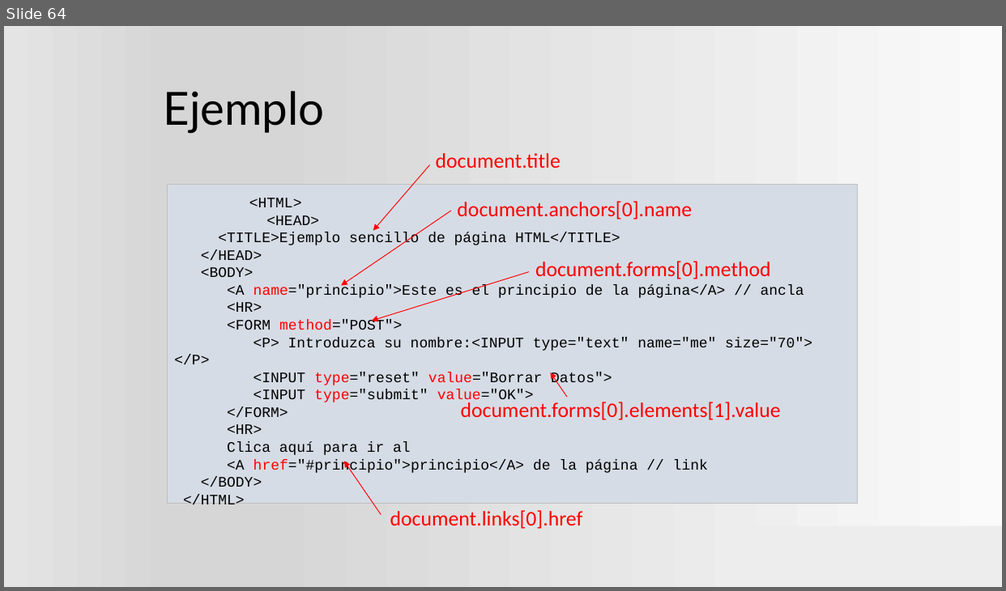
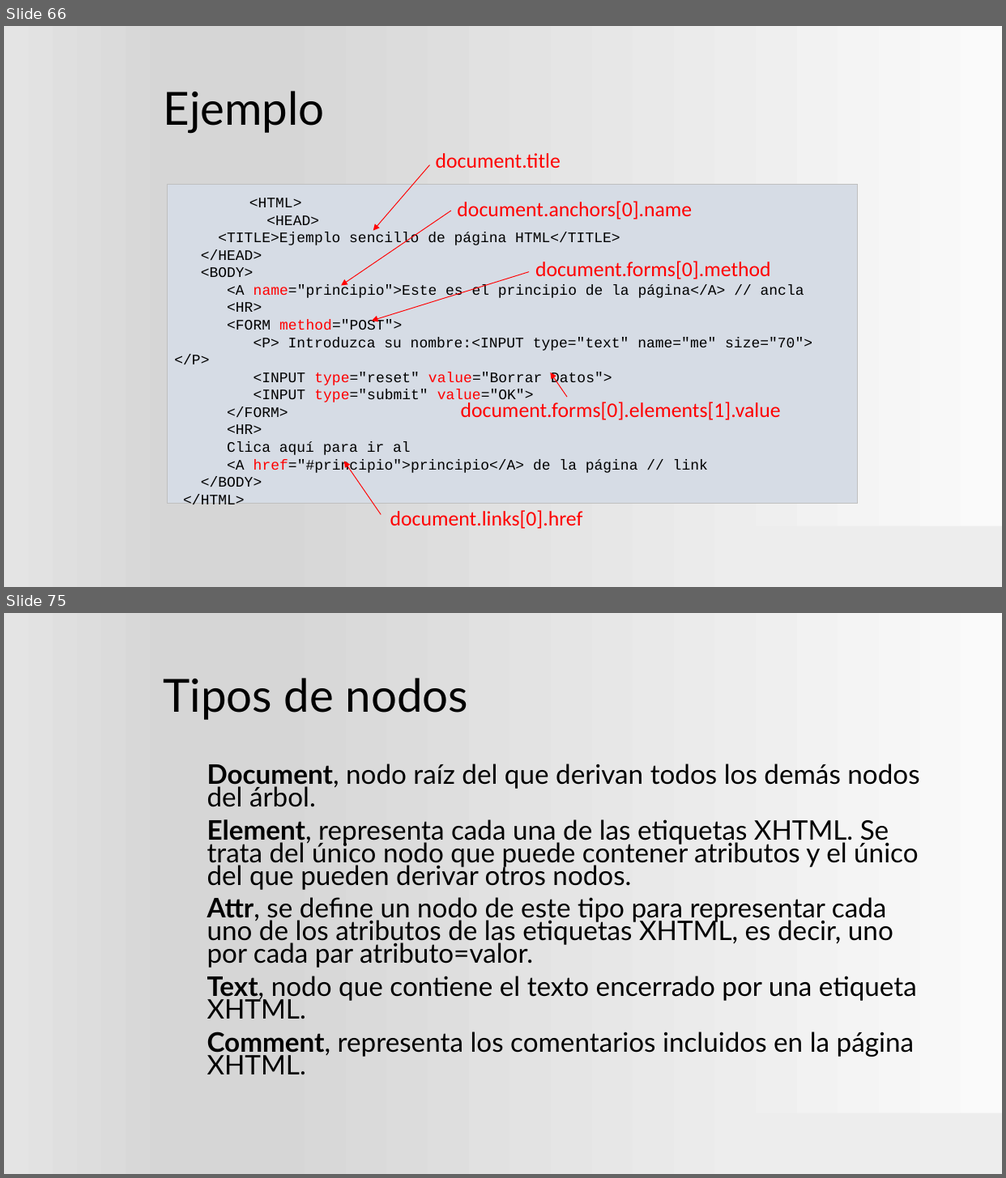
Before and after one commit to ProfVillegas/DAW, a slide deck: Plantilla.pptx. Shown one above the other, each under a label of ours: slide 64 before the commit, slides 66 and 75 after it; the slides between them are not shown. The pictures are 1006x591 and 1006x1178 pixels, drawn with LibreOffice and Linux fonts; fonts in the diff are those of the drawing; background and template pictures are left out. Boxes give left, top, right and bottom in pixels: in the first picture for what was removed or moved away, otherwise in the second. Text is boxed around its words. In the diff, an @@ line names an element or a change of style, - is before the commit and + after.

Commit message:
Actualización
Material para la semana del 26 de febrero a 2 de marzo

```diff
--- a/Plantilla.pptx
+++ b/Plantilla.pptx
@@ slide 75 added at box(4, 613, 1002, 1174), background gradient #FAFAFA to #D7D7D7 to #E4E4E4; not listed: 1 template element that a slide beside it also shows @@
@@ title added at box(164, 678, 469, 720), 44 pt, text #000000 @@
+Tipos de nodos
@@ text added at box(207, 764, 919, 1075), 25.9 pt, text #000000 @@
+Document, nodo raíz del que derivan todos los demás nodos del árbol.
+Element, representa cada una de las etiquetas XHTML. Se trata del único nodo que puede contener atributos y el único del que pueden derivar otros nodos.
+Attr, se define un nodo de este tipo para representar cada uno de los atributos de las etiquetas XHTML, es decir, uno por cada par atributo=valor.
+Text, nodo que contiene el texto encerrado por una etiqueta XHTML.
+Comment, representa los comentarios incluidos en la página XHTML.
@@ what was slide 64 is now slide 66 @@
```
Also in this commit, not shown: 10 slides changed, 33 other slides added, 4 slides removed.
